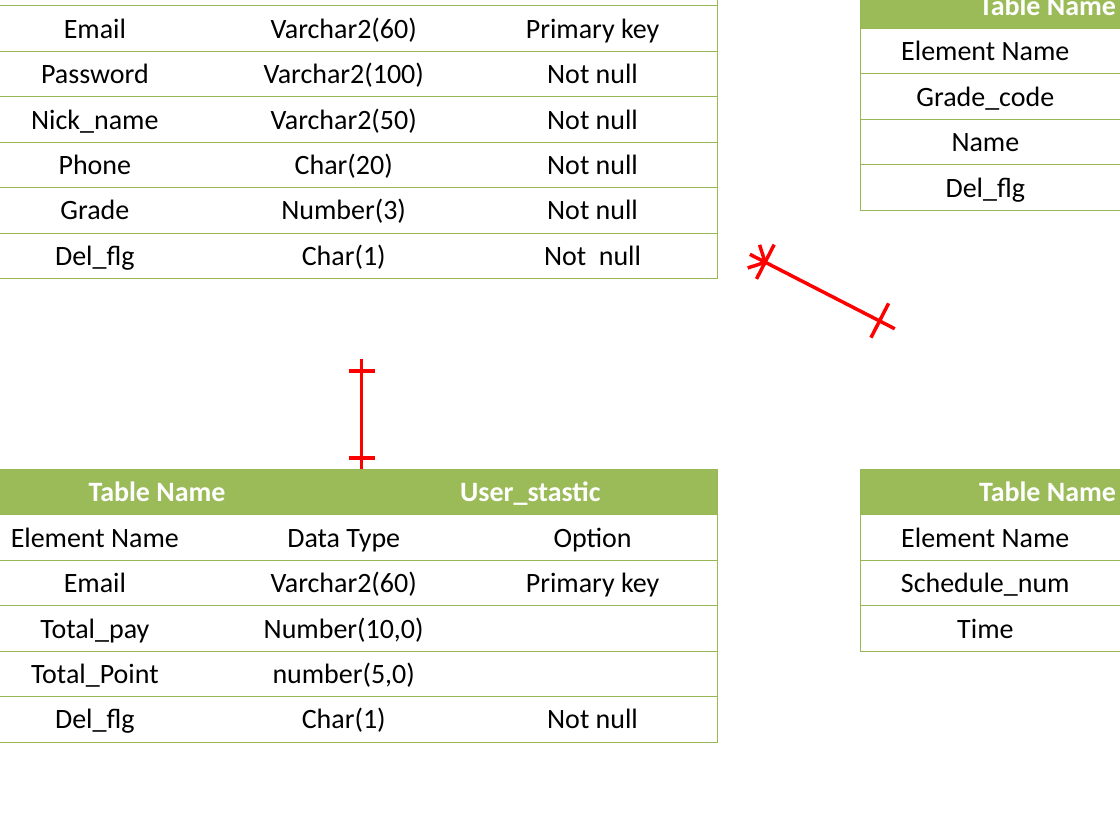
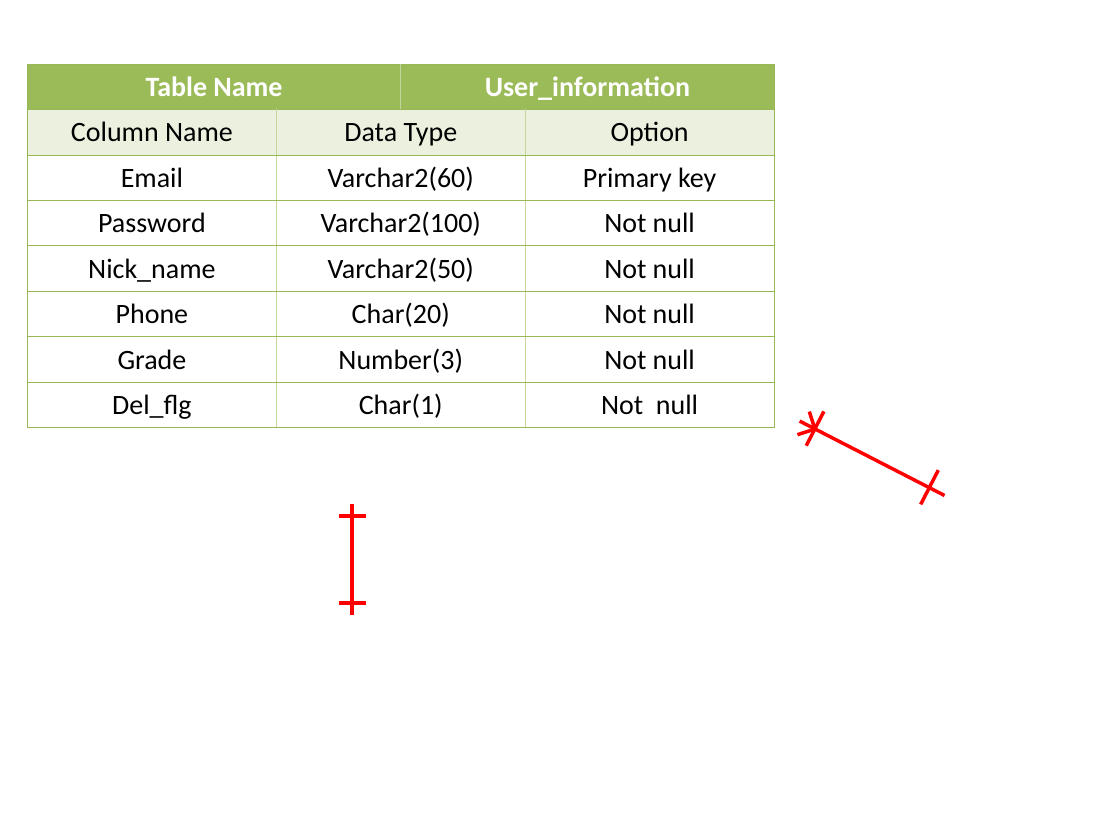
Before and after one commit to Rick00Kim/Kururu_Documents, a slide deck: slide 1 of SimpleProjects/Module/ParkingArea/1.Design/Database/Database_ERDiagram.pptx. Drawn at 1120x840 pixels with LibreOffice and Linux fonts; fonts in the diff are those of the drawing. Boxes give left, top, right and bottom in pixels: in the first picture for what was removed or moved away, otherwise in the second. Text is boxed around its words. In the diff, an @@ line names an element or a change of style, - is before the commit and + after.

```diff
--- a/SimpleProjects/Module/ParkingArea/1.Design/Database/Database_ERDiagram.pptx
+++ b/SimpleProjects/Module/ParkingArea/1.Design/Database/Database_ERDiagram.pptx
@@ table removed at (861, 0, 1120, 209), 5 rows, 4 columns @@
-Table Name |  | grade_list | 
-Element Name | Data Type |  | Option
-Grade_code | Number(3) |  | Primary key
-Name | Varchar2(20) |  | Not null
-Del_flg | Char(1) |  | Not null
@@ table at (28, 64, 774, 427) @@
-row 2, column 1: Element Name
+row 2, column 1: Column Name
@@ fill none to #EBF1DE in 3 cells @@
@@ borders changed @@
@@ table: place and size @@
-table at (0, 0, 717, 278)
+table at (28, 64, 774, 427)
@@ table removed at (0, 469, 717, 741), 6 rows, 4 columns @@
-Table Name |  | User_stastic | 
-Element Name | Data Type |  | Option
-Email | Varchar2(60) |  | Primary key
-Total_pay | Number(10,0) |  | 
-Total_Point | number(5,0) |  | 
-Del_flg | Char(1) |  | Not null
@@ table removed at (861, 469, 1120, 651), 4 rows, 4 columns @@
-Table Name |  | Schedule | 
-Element Name | Data Type |  | Option
-Schedule_num | Number |  | Primary key
-Time | Varchar2(30) |  | Not null
@@ 5 lines: place and size @@
-5 lines at (748, 244, 895, 338)
+5 lines at (797, 411, 944, 504)
@@ 3 lines: place and size @@
-3 lines at (348, 360, 374, 469)
+3 lines at (339, 504, 365, 615)
```
Also in this commit, not shown: 6 other files.
